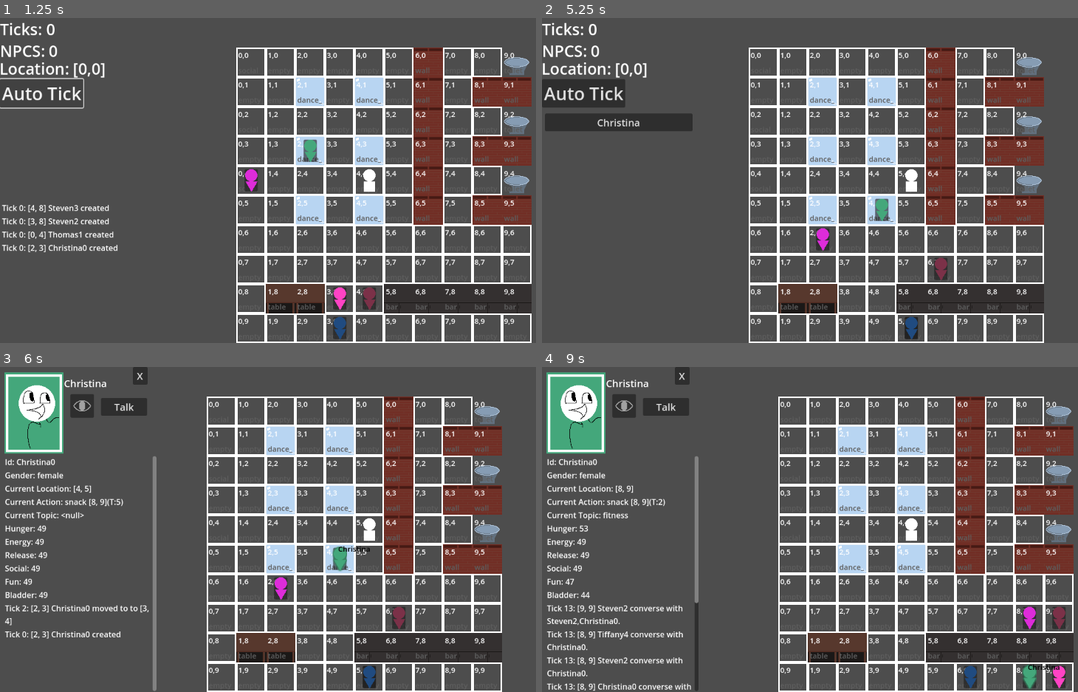
Above: before the commit, frames 1-4 (two rows, left to right).
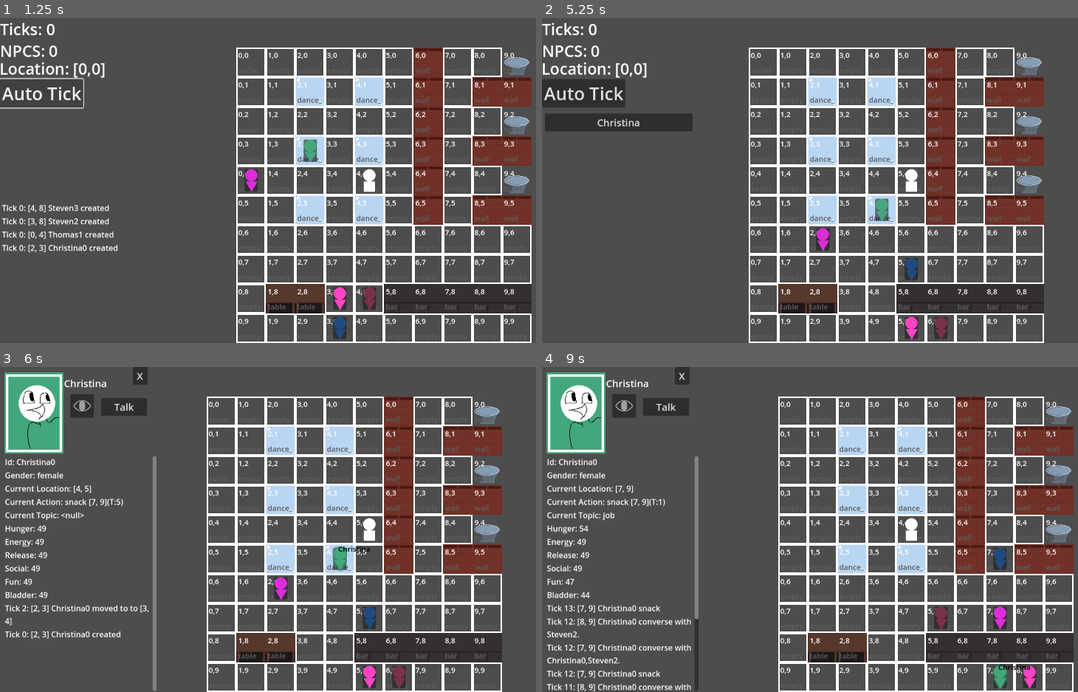
Above: after the commit, the same moments.

Repository: churrupy/elf-game
Game: Godot game, scene res://main.tscn
Two runs of this game, one before a commit and one after it. Both use one fixed random seed, a clock stepped at 60 frames per second and the inputs below.
Inputs (mouse positions are in pixels of both pictures, inside the frame that each line leads up to):
- Up to frame 1 (1.25 s): click "Auto Tick" at 0.5 s
- Up to frame 2 (5.25 s): click (852, 151) at 1.27 s; click "Talk" at 2 s; click (622, 57) at 2.75 s; click (622, 57) at 3.5 s; click "X" at 4.25 s; tap Enter at 5 s; move the mouse to (852, 151) at 5.02 s; hold D (move_right) from 5.03 s (still down); tap T (auto_tick) at 5.1 s
- Up to frame 3 (6 s): release D (move_right) at 5.75 s; click "Christina" at 5.75 s
- Up to frame 4 (9 s): tap Space at 6.5, 8 s; move the mouse to (820, 588) at 6.52 s; hold S (move_down) 6.53-7.28 s; tap T (auto_tick) every 0.75 s from 6.6 to 8.85 s; tap Enter at 7.25, 8.75 s; move the mouse to (879, 617) at 7.27 s; hold D (move_right) 7.28-8.03 s; move the mouse to (938, 646) at 8.02 s; hold W (move_up) 8.03-8.78 s; move the mouse to (997, 617) at 8.77 s; hold A (move_left) from 8.78 s (still down)

Frame 1 is identical in both runs. In frame 2, 0.6% of the frame differs, in the area x 67-76%, y 73-99%; in frame 3, 0.6%; in frame 4, 3.4%, in the area x 0-98%, y 36-100%.

Commit message:
New Action Classes
- created tile and social action classes to handle different types of actions

Diff:
--- a/scripts/actions/encounter_action.gd
+++ b/scripts/actions/encounter_action.gd
@@ -1,12 +1,10 @@
 extends RefCounted
 
-class_name EncounterAction
+class_name EncounterAction extends GenericAction
 
 var ENGINE
 var NPC_OWNER
 
-
-func _init(engine, npc, target_npc):
-    ENGINE = engine
-    NPC_OWNER = npc
-    TARGET_NPC = target_npc
+func tick():
+    if OWNER.LOCATION == LOCATION:
+        do_action()
--- a/scripts/actions/generic_action.gd
+++ b/scripts/actions/generic_action.gd
@@ -3,10 +3,10 @@
 class_name GenericAction
 
 var ENGINE
+var ID
 var OWNER
 var TARGET
 var LOCATION
-var ID
 var COUNTDOWN
 var SCORE = 0
 var STATUS
@@ -46,7 +46,7 @@
 	else:
 		total_x = abs(LOCATION[0] - TARGET.LOCATION[0])
 		total_y = abs(LOCATION[1] - TARGET.LOCATION[1])
-	SCORE -= total_x + total_y
+	SCORE -= (total_x + total_y)
 
 func get_opinion():
 	# dummy function
@@ -97,6 +97,18 @@
 		else:
 			return true
 
+func step_towards_target():
+	var old_location = OWNER.LOCATION.duplicate()
+	var next_step = ENGINE.step_towards_location(OWNER.LOCATION, LOCATION)
+	if next_step == null:
+		push_error("pathfinding: no valid path found, teleporting ", OWNER, " to target location")
+		print("teleporting...")
+		OWNER.LOCATION = LOCATION
+		ENGINE.History.add_entry(OWNER.ID, "teleported to", old_location, {"location": LOCATION})
+	else:
+		OWNER.LOCATION = next_step
+		ENGINE.History.add_entry(OWNER.ID, "moved to", old_location, {"location": next_step})
+
 
 
 func tick():
@@ -104,62 +116,37 @@
 		do_action()
 
 	else:
-		# stepping towards actions
-		var old_location = OWNER.LOCATION.duplicate()
-		var next_step = ENGINE.step_towards_location(OWNER.LOCATION, LOCATION)
-		if next_step == null:
-			push_error("pathfinding: no valid path found, teleporting ", OWNER, " to target location")
-			print("teleporting...")
-			OWNER.LOCATION = LOCATION
-			ENGINE.History.add_entry(OWNER.ID, "teleported to", old_location, {"location": LOCATION})
-		else:
-			OWNER.LOCATION = next_step
-			ENGINE.History.add_entry(OWNER.ID, "moved to", old_location, {"location": next_step})
+		step_towards_target()
+
 
 	OWNER.decay_needs()
 	OWNER.clamp_needs()
 
 
 func do_action():
-	# this will eventually be rolled into tick once I break other actions out into their own classes
-	# and when i'm no longer feeling so braindead
-
 	COUNTDOWN -= 1
 	var action_need = Constants.ACTION_TEMPLATES[ID]["need"]
 	var refresh_rate = Constants.NEED_REFRESH_RATES[action_need]
 	OWNER.NEEDS[action_need] += refresh_rate
 
-
 	if is_conversable():
 		converse()
 
-
-
-	if ID == "flirt":
-		var dialogue_string = OWNER.NAME + " flirted with " + TARGET.NAME
-		var history_params = {
-			"witnesses": [TARGET.ID],
-			"dialogue": dialogue_string
-		}
-		ENGINE.History.add_entry(OWNER, "converse", OWNER.LOCATION, history_params)
-		var impression = TARGET.hear_flirt(OWNER.ID)
-		dialogue_string = TARGET.NAME + " was " + impression + " about being flirted with."
-		history_params = {
-			"witnesses": [OWNER.ID],
-			"dialogue": dialogue_string
-		}
-		ENGINE.History.add_entry(TARGET, "converse", TARGET.LOCATION, history_params)
-
-	elif ID == "something else":
-		pass
 
 func converse():
 	var center_of_conversation = LOCATION
 	var witnesses = ENGINE.get_npcs_in_range(center_of_conversation)
 
-	if len(witnesses) == 0:
+	if len(witnesses) < 2:
+		# owner is also in witness list
 		center_of_conversation = OWNER.LOCATION
 		witnesses = ENGINE.get_npcs_in_range(center_of_conversation)
+
+	if len(witnesses) < 2:
+		# don't talk to self
+		return
+
+	witnesses.erase(OWNER)
 
 	var new_topic = Dialogue.get_next_topic(OWNER.RECENT_TOPIC)
 	OWNER.RECENT_TOPIC = new_topic
--- /dev/null
+++ b/scripts/actions/social_action.gd
@@ -0,0 +1,66 @@
+extends GenericAction
+# TARGET is always an object with .LOCATION
+class_name SocialAction
+
+func score():
+	# score based on need
+	var action_data = Constants.ACTION_TEMPLATES[ID]
+	var need = action_data["need"]
+	SCORE += 100-OWNER.NEEDS[need]
+	if need in ["hunger", "energy"]:
+		SCORE += 10 # bonus for urgent needs
+
+	# score based on preference
+	if TARGET is NPC:
+		if OWNER == TARGET:
+			SCORE = -100
+			return
+		SCORE += get_opinion()
+		if ID == "flirt":
+			SCORE += get_attraction()
+
+	# distance isn't taken into account just yet
+	# eventually npcs will prioritize people in the same room/building and not running off across the map to socialize
+
+func can_do_action():
+	if TARGET.ACTION != null:
+		if !TARGET.ACTION.is_joinable(): return false
+		if !TARGET.ACTION.is_conversable(): return false
+	else:
+		return true
+
+func tick():
+	# update target location
+	print("updating target location")
+	print(LOCATION)
+	LOCATION = TARGET.LOCATION.duplicate()
+	print(LOCATION)
+
+	# is next to target?
+	var neighbors = ENGINE.get_neighbors(LOCATION)
+	if OWNER.LOCATION in neighbors:
+		do_action()
+	else:
+		step_towards_target()
+
+	OWNER.decay_needs()
+	OWNER.clamp_needs()
+
+func do_action():
+
+	var dialogue_string = OWNER.NAME + " flirted with " + TARGET.NAME
+	var history_params = {
+		"witnesses": [TARGET.ID],
+		"dialogue": dialogue_string
+	}
+	ENGINE.History.add_entry(OWNER, "converse", OWNER.LOCATION, history_params)
+	var impression = TARGET.hear_flirt(OWNER.ID)
+	dialogue_string = TARGET.NAME + " was " + impression + " about being flirted with."
+	history_params = {
+		"witnesses": [OWNER.ID],
+		"dialogue": dialogue_string
+	}
+	ENGINE.History.add_entry(TARGET, "converse", TARGET.LOCATION, history_params)
+
+
+	super.do_action() # does need refresh and countdown
--- /dev/null
+++ b/scripts/actions/tile_action.gd
@@ -0,0 +1,45 @@
+extends GenericAction
+# action that takes place on a tile
+class_name TileAction
+
+
+func score():
+	# score based on need
+	var action_data = Constants.ACTION_TEMPLATES[ID]
+	var need = action_data["need"]
+	SCORE += 100-OWNER.NEEDS[need]
+	if need in ["hunger", "energy"]:
+		SCORE += 10 # bonus for urgent needs
+
+	# score based on distance
+	var total_x
+	var total_y
+	# target is always array
+	total_x = abs(LOCATION[0]- TARGET[0])
+	total_y = abs(LOCATION[1] - TARGET[1])
+	SCORE -= (total_x + total_y)
+
+
+func can_do_action():
+	# target is a location
+	var is_reserved = Utility.is_location_reserved(LOCATION)
+	var is_travelable = ENGINE.get_node("Map").is_travelable(LOCATION)
+
+	if is_reserved or !is_travelable:
+		if !can_do_off_tile(): return false
+		var neighbors = ENGINE.get_neighbors(LOCATION)
+		for n in neighbors:
+			is_reserved = Utility.is_location_reserved(n)
+			is_travelable = ENGINE.get_node("Map").is_travelable(n)
+			if !is_reserved and is_travelable:
+				LOCATION = n
+				return true
+		return false
+	else:
+		return true
+
+
+func do_action():
+	ENGINE.History.add_entry(OWNER.ID, ID, LOCATION)
+
+	super.do_action()
--- a/scripts/constants.gd
+++ b/scripts/constants.gd
@@ -54,13 +54,15 @@
 #endregions
 
 var CLASS_TEMPLATES = {
-	"GenericAction": GenericAction
+	"GenericAction": GenericAction,
+	"TileAction": TileAction,
+	"SocialAction": SocialAction
 }
 
 
 #region action templates
 const ACTION_TEMPLATES = {
-	#region npc actions
+	#region SocialAction
 	"converse": {
 		"need": "social",
 		#"relationship": "friendship",
@@ -70,7 +72,7 @@
 		"joinable": true,
 		"other_req": true,
 		"do_off_tile": true,
-		"class": "GenericAction"
+		"class": "SocialAction"
 	},
 	"encounter": {
 		"need": "release",
@@ -92,9 +94,17 @@
 		"other_req": true,
 		"do_off_tile": true,
 		"conversable": false,
-		"class": "GenericAction"
-	},
-	#region furniture
+		"class": "SocialAction"
+	},
+	#region TileAction
+	"loiter": {
+		"need": "social",
+		"duration": 10,
+		"joinable": true,
+		"other_req": false,
+		"do_off_tile": true,
+		"class": "TileAction"
+	},
 	"dance" : {
 		"need": "fun",
 		"duration": 10,
@@ -104,7 +114,7 @@
 		"other_req": false,
 		"do_off_tile": false,
 		"conversable": false,
-		"class": "GenericAction"
+		"class": "TileAction"
 	},
 	"drink": {
 		"need": "fun",
@@ -114,7 +124,7 @@
 		"joinable": false,
 		"other_req": false,
 		"do_off_tile": true,
-		"class": "GenericAction"
+		"class": "TileAction"
 	},
 	"use toilet": {
 		"need": "bladder",
@@ -125,7 +135,7 @@
 		"other_req": false,
 		"do_off_tile": false,
 		"conversable": false,
-		"class": "GenericAction"
+		"class": "TileAction"
 	},
 	"snack": {
 		"need": "hunger",
@@ -135,7 +145,7 @@
 		"joinable": false,
 		"other_req": false,
 		"do_off_tile": true,
-		"class": "GenericAction"
+		"class": "TileAction"
 	},
 	"follow": {
 		"need": "none",
@@ -154,12 +164,12 @@
 #region tiles
 const TILE_TEMPLATES = {
 	"empty": {
-		"actions": [],
+		"actions": ["loiter"],
 		"impassable": false,
 		"png": "tile.png"
 	},
 	"social_empty": {
-		"actions": ["converse"],
+		"actions": ["loiter"],
 		"impassable": false,
 		"png": "tile.png"
 	},
@@ -169,17 +179,17 @@
 		"png": "dance_floor.png"
 	},
 	"toilet":  {
-		"actions": ["use toilet", "converse", "encounter"],
+		"actions": ["use toilet", "loiter", "encounter"],
 		"impassable": false,
 		"png": "toilet.png"
 	},
 	"bar": {
-		"actions": ["converse", "snack"],
+		"actions": ["loiter", "snack"],
 		"impassable": true,
 		"png": "bar.png"
 	},
 	"table": {
-		"actions": ["converse"],
+		"actions": ["loiter"],
 		"impassable": true,
 		"png": "table.png"
 	},
--- a/scripts/default_menu.gd
+++ b/scripts/default_menu.gd
@@ -15,7 +15,7 @@
 
 func tick():
 	var player_history = ENGINE.History.filter_by_npc("player")
-	var player_history_list = ENGINE.History.display_history(player_history)
+	var player_history_list = ENGINE.History.history_to_string(player_history)
 	var trunc_history = player_history_list.slice(-10, -1)
 	trunc_history.reverse()
 	# clear container
--- a/scripts/history.gd
+++ b/scripts/history.gd
@@ -26,8 +26,19 @@
 	}
 	HISTORY.append(history_dict)
 
+func filter_by_doer(npc):
+	# actions npc does
+	if npc is NPC:
+		npc = npc.ID
+	var filtered_history = []
+	for h in HISTORY:
+		if h["npc"] == npc:
+			filtered_history.append(h)
+	return filtered_history
+
 
 func filter_by_npc(npc):
+	# actions npc is either doer or target
 	if npc is NPC:
 		npc = npc.ID
 	var filtered_history = []
@@ -49,7 +60,7 @@
 			filtered_history.append(h)
 	return filtered_history
 
-func display_history(history_list = []):
+func history_to_string(history_list = []):
 	if history_list == []:
 		history_list = HISTORY
 	var display_list = []
--- a/scripts/main.gd
+++ b/scripts/main.gd
@@ -169,9 +169,9 @@
 		var npc = Global.NPCS[npc_id]
 		for npc_a in npc_actions:
 			var action_data = Constants.ACTION_TEMPLATES[npc_a]
-			var action_class_id = action_data["class"]
-			var action_class = Constants.CLASS_TEMPLATES[action_class_id]
-			var new_action = action_class.new(self, npc_a)
+			#var action_class_id= action_data["class"]
+			#var action_class = Constants.CLASS_TEMPLATES[action_class_id]
+			var new_action = SocialAction.new(self, npc_a)
 			#var new_action = action_data["type"].new(self, npc_a)
 			new_action.TARGET = npc
 			new_action.LOCATION = npc.LOCATION
@@ -199,6 +199,7 @@
 func determine_action(npc):
 	var all_actions = $Map.get_all_actions_on_map()
 	all_actions += get_all_npc_actions()
+	#var all_actions = get_all_npc_actions()
 	for action in all_actions:
 		action.OWNER = npc
 		action.score()
@@ -282,16 +283,10 @@
 #region menus
 func open_npc_menu(npc):
 	$DefaultMenu.hide()
-	var history = History.filter_by_npc(npc.ID)
-	var history_list = History.display_history(history)
-	$NpcMenu.initialize(npc, history_list)
+	$NpcMenu.initialize(npc)
 	var dialogue_list = []
-	history = History.filter_by_npc(npc)
-	for h in history:
-		if h["action"] == "converse":
-			dialogue_list.append(h["arg"]["dialogue"])
-	#var history_list = History.display_history(history)
-	$TalkMenu.initialize(npc, dialogue_list)
+	#var history_list = History.history_to_string(history)
+	$TalkMenu.initialize(npc)
 	$NpcMenu.show()
 
 func close_npc_menu():
--- a/scripts/map.gd
+++ b/scripts/map.gd
@@ -146,7 +146,6 @@
 			var tile = MAP[i][j]
 			var tile_data = Constants.TILE_TEMPLATES[tile]
 			var engine = get_parent()
-			#var tile_actions = Constants.TILE_TEMPLATES[tile]["actions"]
 			for action in tile_data["actions"]:
 				var action_data = Constants.ACTION_TEMPLATES[action]
 				var action_class_id = action_data["class"]
@@ -154,29 +153,9 @@
 				var new_action  = action_class.new(engine, action)
 				new_action.TARGET = [i,j] # where the npc wants to pathfind to
 				new_action.LOCATION = [i,j] # where the npc ends up (if adjacent to target)
-				#var action_data = Constants.ACTION_TEMPLATES[action]
-				#new_action.NEED = action_data["need"]
-				#new_action.ON_TILE = is_travelable(new_action.TARGET)
 				all_actions.append(new_action)
 	return all_actions
 
 
 
-func get_all_actions_on_map_old():
-	var all_actions = []
-	for i in len(MAP):
-		for j in len(MAP[0]):
-			var tile = MAP[i][j]
-			var type_actions = Constants.TILE_TEMPLATES[tile.TYPE]["actions"]
-			for action in type_actions:
-				var new_action = ACTIONS.new()
-				new_action.ID = action
-				new_action.TARGET = tile
-				new_action.LOCATION = tile.LOCATION
-				var action_data = Constants.ACTION_TEMPLATES[action]
-				new_action.NEED = action_data["need"]
-				all_actions.append(new_action)
-	return all_actions
-
-
 #endregion
--- a/scripts/npc_menu.gd
+++ b/scripts/npc_menu.gd
@@ -1,5 +1,6 @@
 extends Control
 
+var ENGINE
 var DISPLAYED_NPC
 var WATCH = false
 
@@ -13,7 +14,7 @@
 	pass
 
 
-func initialize(npc, history):
+func initialize(npc):
 	DISPLAYED_NPC = npc
 	$NameLabel.text = npc.NAME
 	var display_string = []
@@ -32,14 +33,16 @@
 		_str = need.capitalize() + ": " + str(int(npc.NEEDS[need]))
 		display_string.append(_str)
 
-	# get last five moves
-	var last_five = history.slice(-10,-1)
-	last_five.reverse()
-	display_string += last_five
-
 	# clear container
 	for child in $NpcHistoryContainer.get_node("VBoxContainer").get_children():
 		child.queue_free()
+
+	# get last five moves
+	var history = ENGINE.History.filter_by_doer(npc)
+	var history_list = ENGINE.History.history_to_string(history)
+	var last_five = history_list.slice(-10,-1)
+	last_five.reverse()
+	display_string += last_five
 
 	for item in display_string:
 		var new_label = Label.new()
--- a/scripts/talk_menu.gd
+++ b/scripts/talk_menu.gd
@@ -1,5 +1,6 @@
 extends Label
 
+var ENGINE
 var LOCATION # "center" of conversation,  might not actually be the npc themselves (eg gathering around a table, etc)
 var DISPLAYED_NPC
 var DIALOGUE_LIST = []
@@ -11,24 +12,23 @@
 	pass # Replace with function body.
 
 
-func initialize(npc, history_list):
+func initialize(npc):
+	var history = ENGINE.History.filter_by_npc(npc)
+	#var history_list = ENGINE.History.history_to_string(history)
 	#LOCATION = npc.ACTION.TARGET
 	DISPLAYED_NPC = npc
 	$NameLabel.text = DISPLAYED_NPC.NAME
 	for child in $DialogueContainer.get_node("VBoxContainer").get_children():
 		child.queue_free()
 
-	for item in history_list:
+	for item in history:
 		var new_label = Label.new()
-		new_label.text = item
-		new_label.autowrap_mode = TextServer.AUTOWRAP_WORD_SMART
-		$DialogueContainer.get_node("VBoxContainer").add_child(new_label)
+		if "dialogue" in item["arg"]:
+			new_label.text = item["arg"]["dialogue"]
+			new_label.autowrap_mode = TextServer.AUTOWRAP_WORD_SMART
+			$DialogueContainer.get_node("VBoxContainer").add_child(new_label)
 
-	#$ConversationLabel.text = ""
-	#DIALOGUE_LIST = []
 	tick()
-	#$ConversationLabel.text = DISPLAYED_NPC.NAME + ": "
-	#$ConversationLabel.text += Dialogue.DIALOGUE_STRINGS[DISPLAYED_NPC.RECENT_TOPIC]
 
 
 func tick():
